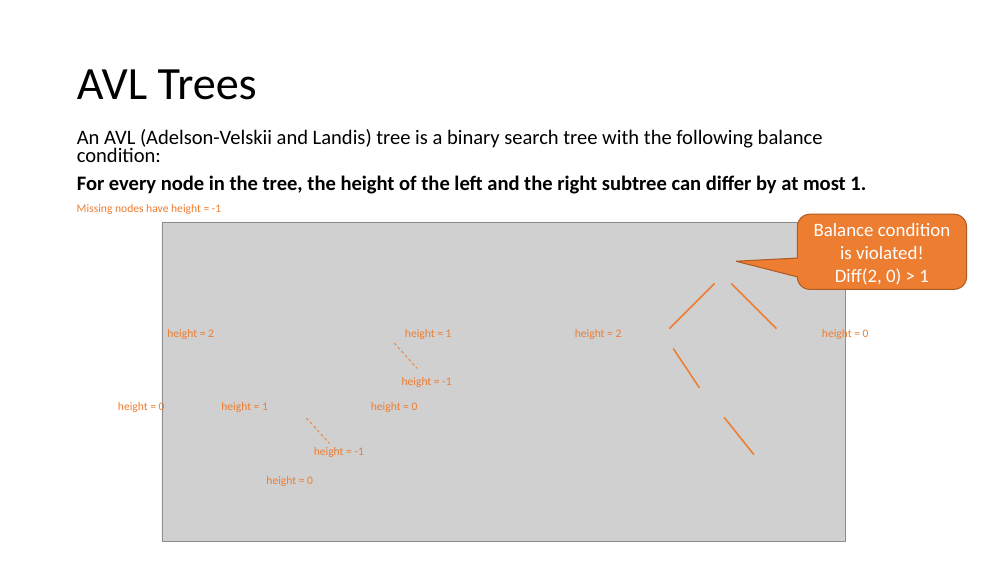
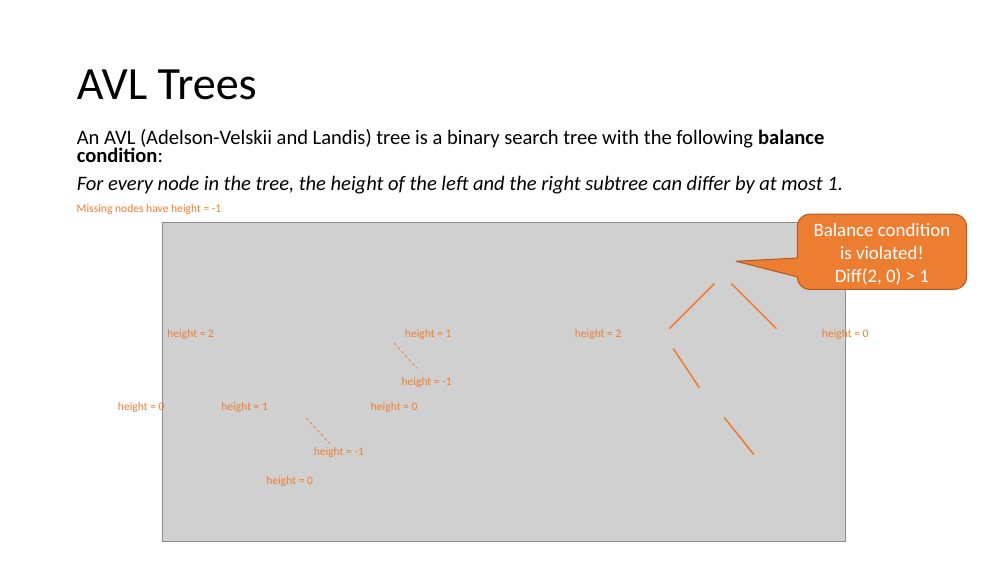
Before and after one commit to mhahsler/CS2341, a slide deck: slide 3 of Chapter4_Trees/slides/AVL_trees.pptx. Drawn at 1008x567 pixels with LibreOffice and Linux fonts; fonts in the diff are those of the drawing; grey boxes stand for pictures. Boxes give left, top, right and bottom in pixels: in the first picture for what was removed or moved away, otherwise in the second. Text is boxed around its words. In the diff, an @@ line names an element or a change of style, - is before the commit and + after.

```diff
--- a/Chapter4_Trees/slides/AVL_trees.pptx
+++ b/Chapter4_Trees/slides/AVL_trees.pptx
@@ text "An AVL (Adelson-Velskii and Landis) ..." at box(77, 129, 843, 194): bold on in "balance condition:"; bold off, italic on in "For every node in the tree, the ..." @@
```
Also in this commit, not shown: 4 other slides changed, 1 other file.
